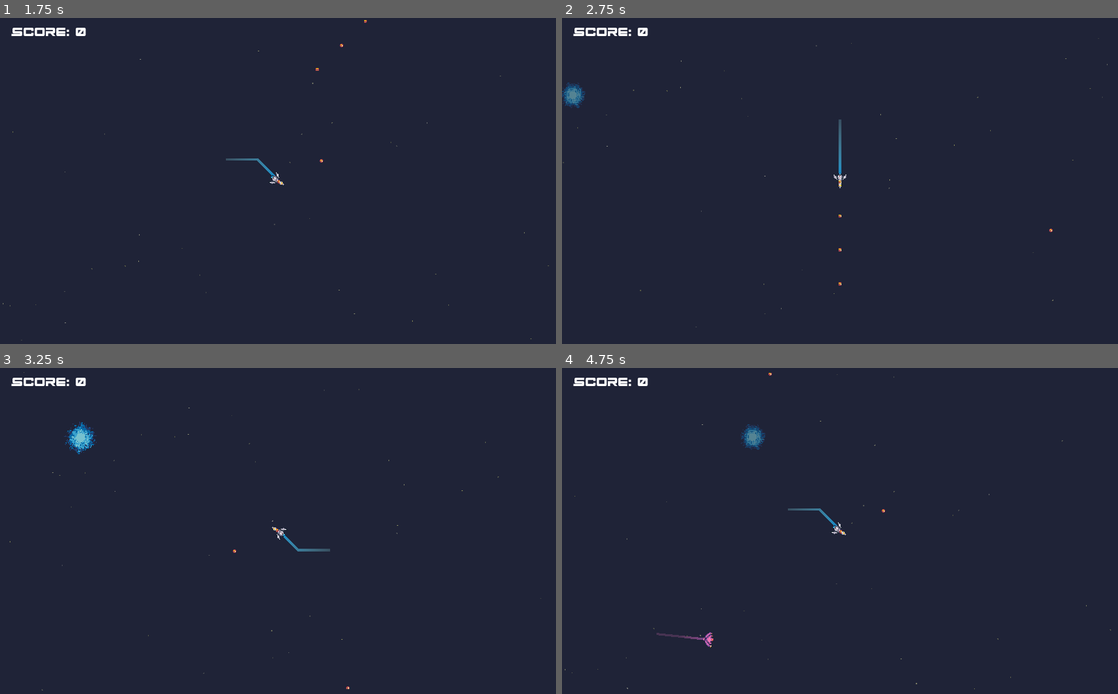
Above: before the commit, frames 1-4 (two rows, left to right).
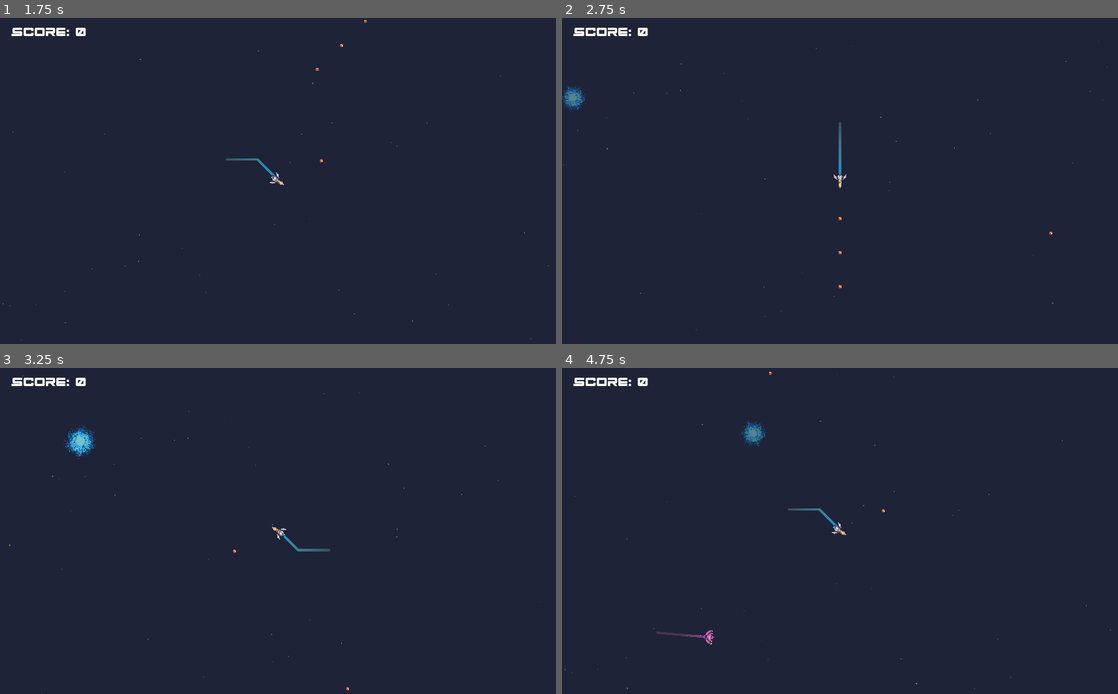
Above: after the commit, the same moments.

Repository: Nairu/GMTK-2019
Game: Godot game, scene res://Scenes/BaseLevel.tscn
The game is run twice, just before and just after one commit, with the same random seed, the same clock (stepped at 60 frames per second) and the same inputs.
Inputs:
- Up to frame 1 (1.75 s): tap Enter (ui_accept) at 0.5, 1.35, 1.52 s; hold Enter (ui_accept) 0.53-1.28 s
- Up to frame 2 (2.75 s): tap Enter (ui_accept) at 1.82 s; hold Enter (ui_accept) from 2.03 s (still down)
- Up to frame 3 (3.25 s): release Enter (ui_accept) at 2.78 s; tap Enter (ui_accept) at 2.85, 3.02 s
- Up to frame 4 (4.75 s): tap Enter (ui_accept) at 3.32, 4.35, 4.52 s; hold Enter (ui_accept) 3.53-4.28 s

Frame 1 is identical in both runs. In frame 2, 0.3% of the frame differs, in the area x 0-99%, y 7-96%; in frame 3, 0.3%; in frame 4, 0.4%, in the area x 17-38%, y 1-86%.

Commit message:
JUICINESS

Diff:
--- a/Objects/Enemy.tscn
+++ b/Objects/Enemy.tscn
@@ -22,7 +22,7 @@
 } ]
 
 [sub_resource type="RectangleShape2D" id=3]
-extents = Vector2( 9.45121, 11.4718 )
+extents = Vector2( 8.49108, 10.5579 )
 
 [node name="EnemyNode" type="Area2D"]
 collision_layer = 2
@@ -37,7 +37,7 @@
 [node name="Wormhole" type="AnimatedSprite" parent="."]
 frames = SubResource( 2 )
 animation = "Idle"
-frame = 1
+frame = 4
 playing = true
 
 [node name="Sprite" type="Sprite" parent="."]
--- a/Objects/Player.tscn
+++ b/Objects/Player.tscn
@@ -16,6 +16,7 @@
 collision_mask = 7
 script = ExtResource( 1 )
 bullet = ExtResource( 2 )
+use_slowdown = true
 game_over_scene = "res://Scenes/GameOver.tscn"
 
 [node name="Trail" parent="." instance=ExtResource( 3 )]
@@ -30,7 +31,6 @@
 texture = ExtResource( 4 )
 
 [node name="CollisionShape2D" type="CollisionShape2D" parent="."]
-visible = false
 position = Vector2( 0, -2 )
 shape = SubResource( 2 )
 
--- a/Scenes/BaseLevel.tscn
+++ b/Scenes/BaseLevel.tscn
@@ -1,20 +1,13 @@
-[gd_scene load_steps=4 format=2]
+[gd_scene load_steps=3 format=2]
 
 [ext_resource path="res://Scripts/BaseLevel.gd" type="Script" id=1]
-[ext_resource path="res://Objects/Player.tscn" type="PackedScene" id=2]
-[ext_resource path="res://Objects/Starfield.tscn" type="PackedScene" id=3]
+[ext_resource path="res://Objects/Starfield.tscn" type="PackedScene" id=2]
 
 [node name="BaseNode" type="Node2D"]
 position = Vector2( 11, 2 )
 script = ExtResource( 1 )
 
-[node name="ShipNode" parent="." instance=ExtResource( 2 )]
-position = Vector2( 501, 298 )
-top_speed = 250.0
-use_slowdown = true
-slow_factor = 2.5
-
-[node name="Starfield" parent="." instance=ExtResource( 3 )]
+[node name="Starfield" parent="." instance=ExtResource( 2 )]
 position = Vector2( -680, -593 )
 star_count = 2000
 window_size = Vector2( 2000, 2000 )
--- a/Scripts/ShipNode.gd
+++ b/Scripts/ShipNode.gd
@@ -56,8 +56,9 @@
 
 	if Input.is_action_just_released("ui_accept"):
 		currentDirection = (currentDirection + 45)
+
 		length = 0
-
+		#117600 - cYCLONE1370
 	if not $Sprite.rotation_degrees == currentDirection:
 		$Sprite.rotation_degrees = lerp($Sprite.rotation_degrees, (360 if currentDirection == 0 else currentDirection), delta*rotation_speed)
 
